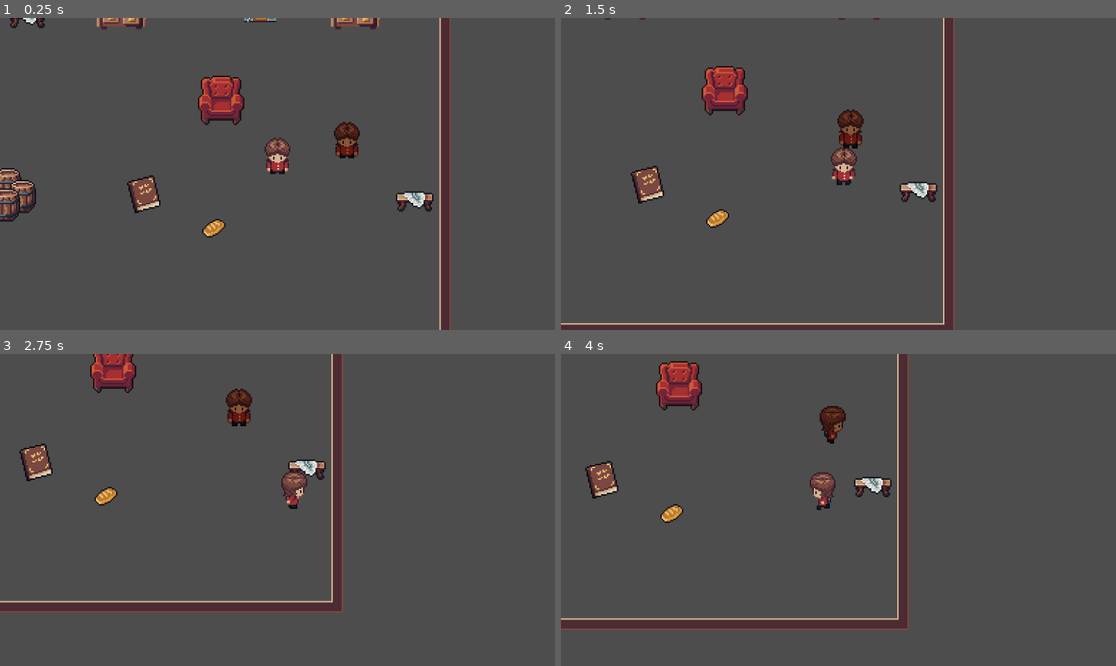
Above: before the commit, frames 1-4 (two rows, left to right).
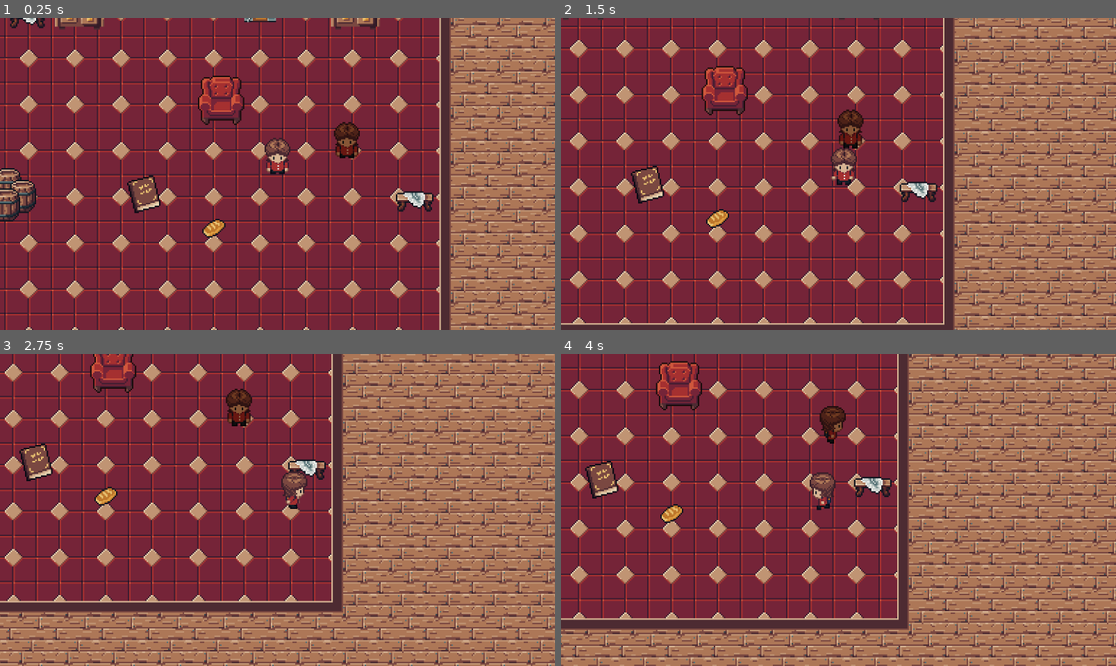
Above: after the commit, the same moments.

Repository: peterakerblom/hoblib
Game: Godot game, scene res://scenes/level.tscn
The game is run twice, just before and just after one commit, with the same random seed, the same clock (stepped at 60 frames per second) and the same inputs.
Inputs:
- Up to frame 1 (0.25 s): no input
- Up to frame 2 (1.5 s): hold Right (right) 0.53-1.28 s; tap E (interact) at 0.6, 1.35 s; hold Down (down) from 1.28 s (still down)
- Up to frame 3 (2.75 s): release Down (down) at 2.03 s; hold Right (right) from 2.03 s (still down); tap E (interact) at 2.1 s
- Up to frame 4 (4 s): release Right (right) at 2.78 s; hold Up (up) 2.78-3.53 s; tap E (interact) at 2.85, 3.6 s; hold Left (left) from 3.53 s (still down)

The runs differ from the first frame. In frame 1, 93% of the frame differs, in the area x 0-100%, y 0-100%; in frame 2, 93%; in frame 3, 93%; in frame 4, 93%.

Commit message:
wall door

Diff:
--- a/scenes/level.tscn
+++ b/scenes/level.tscn
@@ -19,6 +19,7 @@
 [ext_resource type="PackedScene" uid="uid://bpmoaaqyfdjfv" path="res://scenes/static_objects/wall_left_up.tscn" id="17_pqd0y"]
 [ext_resource type="PackedScene" uid="uid://cvycriytsbhsp" path="res://scenes/static_objects/wall_left_down.tscn" id="18_5k0ak"]
 [ext_resource type="PackedScene" uid="uid://cqg0co7824yxv" path="res://scenes/static_objects/wall_right_up.tscn" id="19_wu01b"]
+[ext_resource type="PackedScene" uid="uid://ea2qeshukeeq" path="res://scenes/static_objects/wall_up_door.tscn" id="20_8gofh"]
 
 [sub_resource type="TileSetAtlasSource" id="TileSetAtlasSource_e65ai"]
 texture = ExtResource("1_sh2hu")
@@ -51,7 +52,6 @@
 rendering_quadrant_size = 32
 
 [node name="Floor" type="TileMapLayer" parent="TileMapLayer" unique_id=929399770]
-visible = false
 texture_filter = 1
 position = Vector2(2, -3)
 tile_map_data = PackedByteArray("AAD+//7/AAAAAAAAAAD+////AAAAAAAAAAD+/wAAAAAAAAAAAAD+/wEAAAAAAAAAAAD+/wIAAAAAAAAAAAD+/w …(47296 unchanged characters)…
@@ -80,7 +80,7 @@
 position = Vector2(386, 217)
 
 [node name="Bookshelf" parent="interactables" unique_id=1541653385 instance=ExtResource("2_25ivq")]
-position = Vector2(290, 214)
+position = Vector2(261, 214)
 
 [node name="Bookshelf2" parent="interactables" unique_id=1156064542 instance=ExtResource("2_25ivq")]
 position = Vector2(452, 214)
@@ -116,9 +116,6 @@
 [node name="walls" type="Node2D" parent="." unique_id=1999180998]
 y_sort_enabled = true
 position = Vector2(-30, 26)
-
-[node name="WallUp4" parent="walls" unique_id=2036135600 instance=ExtResource("8_t1y8k")]
-position = Vector2(352, 165)
 
 [node name="WallUp5" parent="walls" unique_id=1641473290 instance=ExtResource("8_t1y8k")]
 position = Vector2(288, 165)
@@ -170,3 +167,6 @@
 
 [node name="WallUp18" parent="walls" unique_id=2113298409 instance=ExtResource("19_wu01b")]
 position = Vector2(544, 165)
+
+[node name="WallUpDoor1" parent="walls" unique_id=167480163 instance=ExtResource("20_8gofh")]
+position = Vector2(352, 165)
--- /dev/null
+++ b/scenes/static_objects/wall_up_door.tscn
@@ -0,0 +1,15 @@
+[gd_scene format=3 uid="uid://ea2qeshukeeq"]
+
+[ext_resource type="Texture2D" uid="uid://bqxil74by0k01" path="res://assets/tiles/hoblib_wall_up_door_64.png" id="1_1jyis"]
+
+[sub_resource type="RectangleShape2D" id="RectangleShape2D_r82s4"]
+size = Vector2(64, 64)
+
+[node name="WallUp" type="StaticBody2D" unique_id=167480163]
+
+[node name="Sprite2D" type="Sprite2D" parent="." unique_id=232761676]
+texture_filter = 1
+texture = ExtResource("1_1jyis")
+
+[node name="CollisionShape2D" type="CollisionShape2D" parent="." unique_id=1323610039]
+shape = SubResource("RectangleShape2D_r82s4")
Binary file added: assets/tiles/hoblib_wall_up_door_64.png
Not shown, added: assets/tiles/hoblib_wall_up_door_64.png.import
